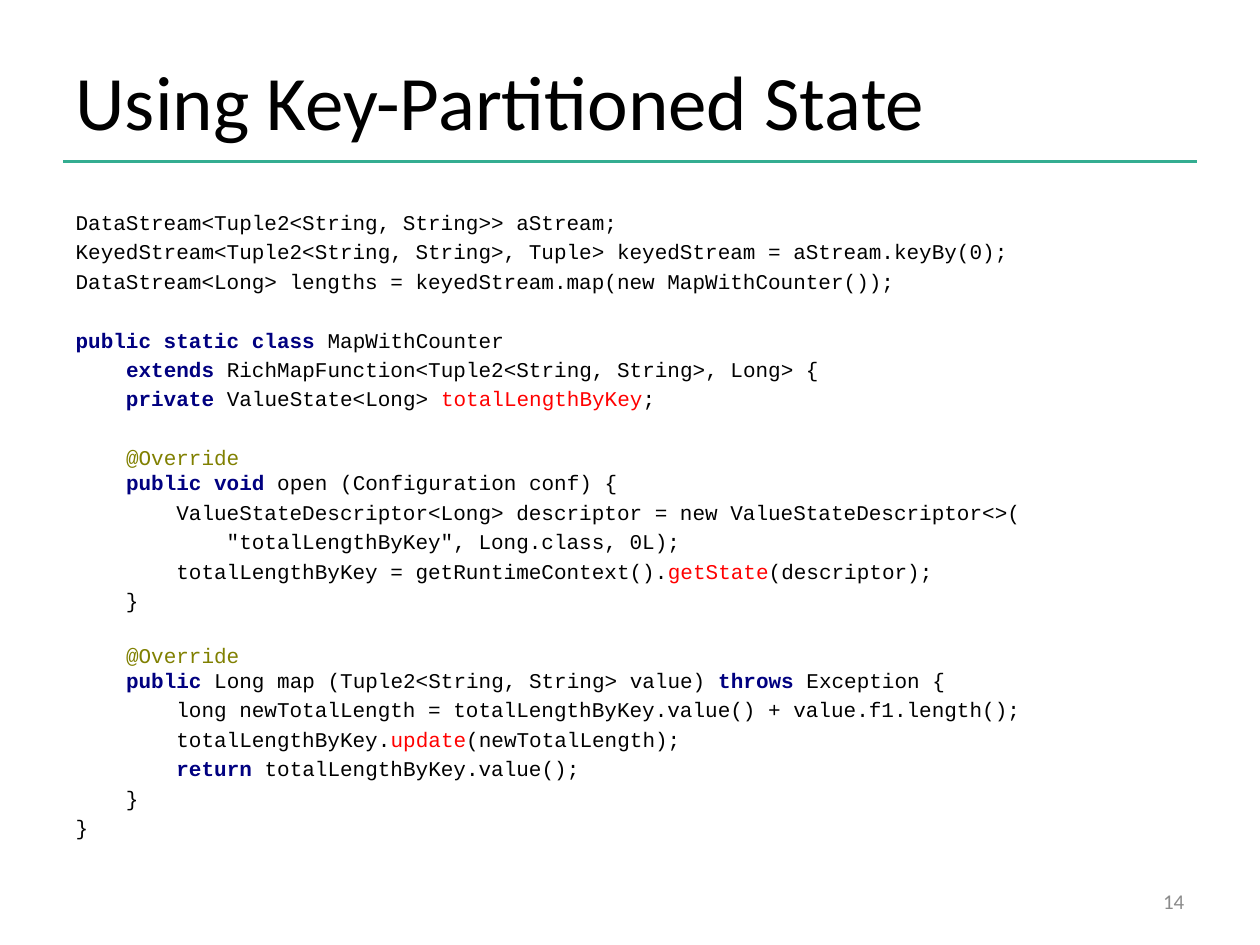
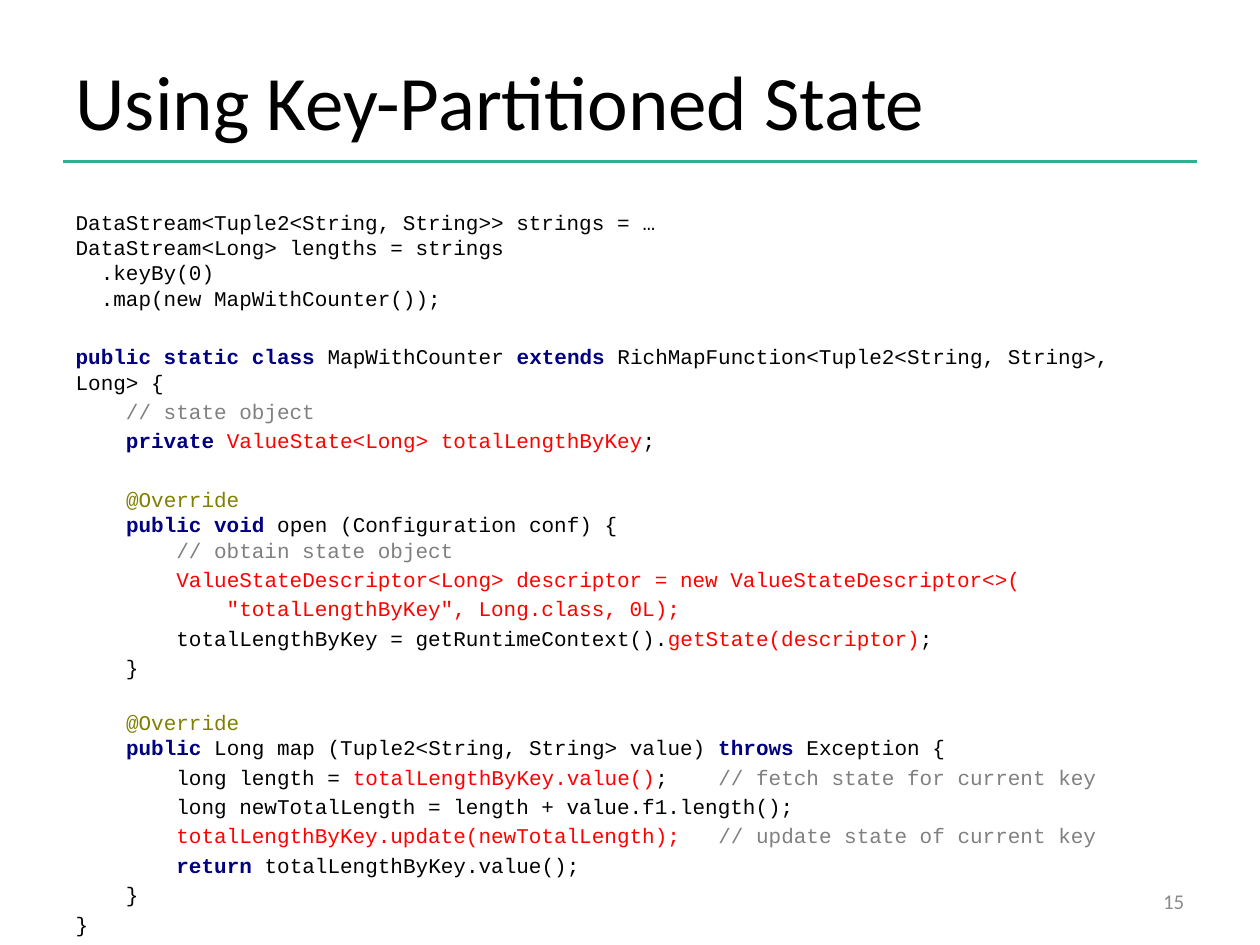
Before and after one commit to dataArtisans/flink-training-web, a slide deck: slide 15 of slides/flink_stream_statefulOps.pptx (slide 14 before the commit). Drawn at 1260x945 pixels with LibreOffice and Linux fonts; fonts in the diff are those of the drawing; background and template pictures are left out. Boxes give left, top, right and bottom in pixels: in the first picture for what was removed or moved away, otherwise in the second. Text is boxed around its words. In the diff, an @@ line names an element or a change of style, - is before the commit and + after.

```diff
--- a/slides/flink_stream_statefulOps.pptx
+++ b/slides/flink_stream_statefulOps.pptx
@@ text at (76, 215, 1109, 424): text changed @@
-DataStream<Tuple2<String, String>> aStream;
-KeyedStream<Tuple2<String, String>, Tuple> keyedStream = aStream.keyBy(0);
-DataStream<Long> lengths = keyedStream.map(new MapWithCounter());
-public static class MapWithCounter
-extends RichMapFunction<Tuple2<String, String>, Long> {
+DataStream<Tuple2<String, String>> strings = …
+DataStream<Long> lengths = strings
+.keyBy(0)
+.map(new MapWithCounter());
+public static class MapWithCounter extends RichMapFunction<Tuple2<String, String>, Long> {
+// state object
@@ text at (126, 433, 1020, 651): text colour #000000 to #FF0000 in "ValueState<Long>", "ValueStateDescriptor<Long> descriptor = new ValueStateDescri ...", ""totalLengthByKey", Long.class, 0L);", "getRuntimeContext().getState(descriptor);" @@
@@ text at (126, 492, 592, 563): text changed @@
-@Override
-public void open (Configuration conf) {
+@Override
+public void open (Configuration conf) {
+// obtain state object
@@ text at (176, 770, 1096, 848): text changed; text colour #000000 to #FF0000 @@
-long newTotalLength = totalLengthByKey.value() + value.f1.length();
-totalLengthByKey.update(newTotalLength);
+long length = totalLengthByKey.value(); // fetch state for current key
+long newTotalLength = length + value.f1.length();
+totalLengthByKey.update(newTotalLength); // update state of current key
@@ page number at (1163, 895, 1184, 909): text changed @@
-14
+15
```
Also in this commit, not shown: 14 other slides changed, 1 slide added, 2 slides removed, 4 other files.
